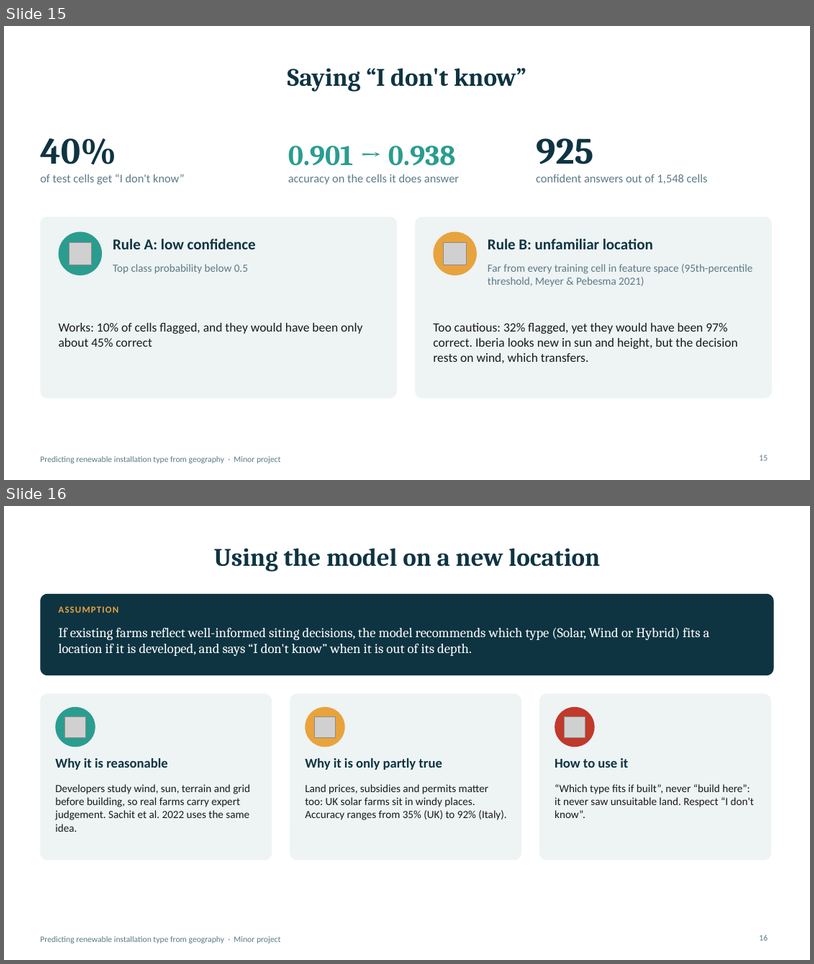
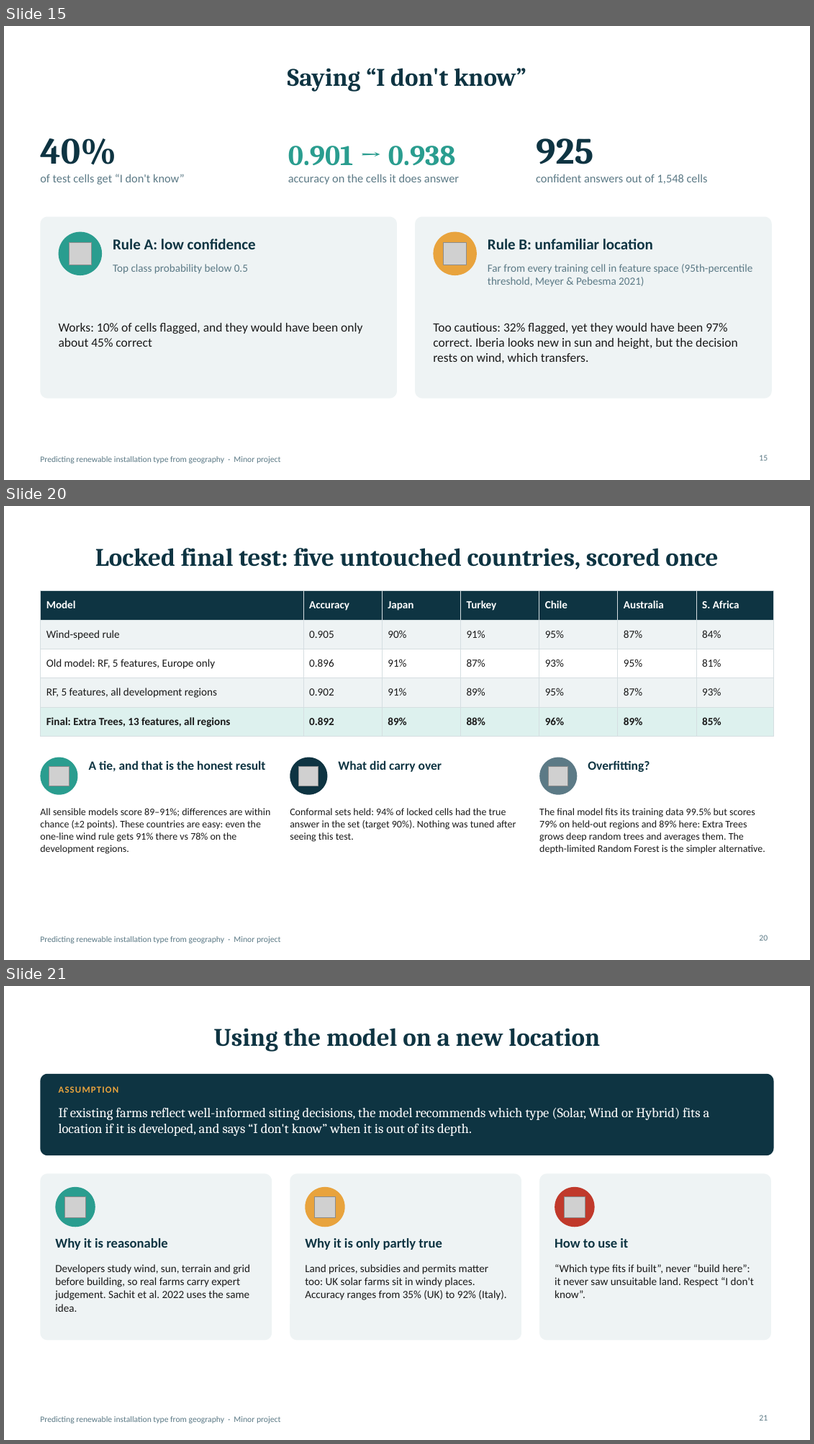
Before and after one commit to AshutoshSinghJ/renewable-siting-ml, a slide deck: outputs/Project_Presentation.pptx. Shown one above the other, each under a label of ours: slides 15 and 16 before the commit, slides 15, 20 and 21 after it; the slides between them are not shown. The pictures are 814x964 and 814x1444 pixels, drawn with LibreOffice and Linux fonts; fonts in the diff are those of the drawing; grey boxes stand for pictures. Boxes give left, top, right and bottom in pixels: in the first picture for what was removed or moved away, otherwise in the second. Text is boxed around its words. In the diff, an @@ line names an element or a change of style, - is before the commit and + after.

Commit message:
Improvement round: local-context features, Extra Trees, conformal sets, locked final test
- src/06-11: new features, 11-region leave-one-region-out experiments, conformal
  prediction, archetypes and SHAP, patch neural network, one-time locked test
- Globe site: Improved model, Archetypes and Final test views; Results and About updated
- Report section 8, five new slides, docs and README updated

```diff
--- a/outputs/Project_Presentation.pptx
+++ b/outputs/Project_Presentation.pptx
@@ slide 20 added at (4,506,810,960), background #FFFFFF; not listed: 1 template element that a slide beside it also shows @@
@@ title added at (95,548,718,569), 30 pt, text #0E3442, bold @@
+Locked final test: five untouched countries, scored once
@@ table added at (40,591,774,730), 5 rows, 7 columns @@
+Model | Accuracy | Japan | Turkey | Chile | Australia | S. Africa
+Wind-speed rule | 0.905 | 90% | 91% | 95% | 87% | 84%
+Old model: RF, 5 features, Europe only | 0.896 | 91% | 87% | 93% | 95% | 81%
+RF, 5 features, all development regions | 0.902 | 91% | 89% | 95% | 87% | 93%
+Final: Extra Trees, 13 features, all regions | 0.892 | 89% | 88% | 96% | 89% | 85%
@@ ellipse added at (40,757,78,795), fill #2A9D8F @@
@@ text added at (89,760,265,771), 15 pt, text #0E3442, bold @@
+A tie, and that is the honest result
@@ ellipse added at (290,757,328,795), fill #0E3442 @@
@@ text added at (338,760,442,772), 15 pt, text #0E3442, bold @@
+What did carry over
@@ ellipse added at (540,757,578,795), fill #5C7A86 @@
@@ text added at (588,760,650,772), 15 pt, text #0E3442, bold @@
+Overfitting?
@@ picture added at (49,766,69,785) @@
@@ picture added at (299,766,319,785) @@
@@ picture added at (549,766,568,785) @@
@@ text added at (40,808,271,854), 12 pt, text #1A1A1A @@
+All sensible models score 89–91%; differences are within chance (±2 points). These countries are easy: even the one-line wind rule gets 91% there vs 78% on the development regions.
@@ text added at (290,808,517,842), 12 pt, text #1A1A1A @@
+Conformal sets held: 94% of locked cells had the true answer in the set (target 90%). Nothing was tuned after seeing this test.
@@ text added at (540,808,766,853), 12 pt, text #1A1A1A @@
+The final model fits its training data 99.5% but scores 79% on held-out regions and 89% here: Extra Trees grows deep random trees and averages them. The depth-limited Random Forest is the simpler alternative.
@@ page number added at (759,934,768,940), 10 pt, text #5C7A86 @@
+20
@@ what was slide 16 is now slide 21 @@
@@ page number at (759,1414,768,1420): text changed @@
-16
+21
```
Also in this commit, not shown: 2 slides changed, 4 other slides added, 47 other files.
